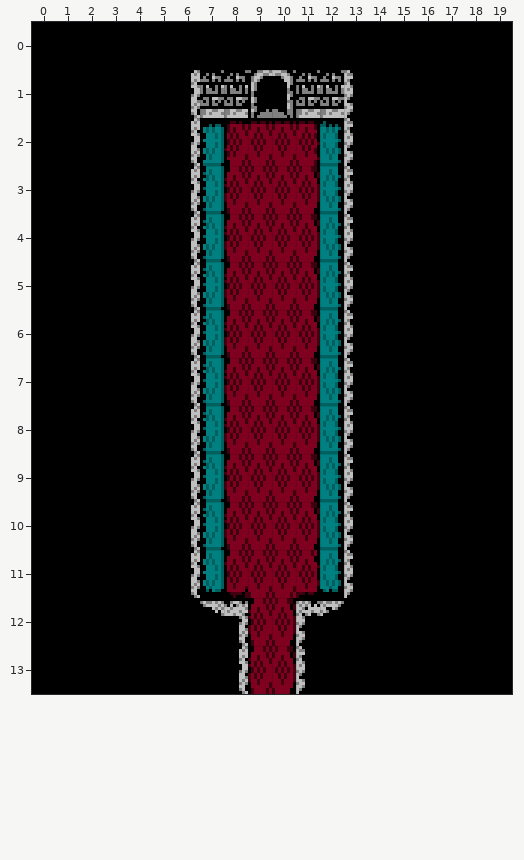
Tiled map -- tiled/castle_room_21.tmx. This is how it looked before the edit.
Cells are 8x16 px. Shown: x 0..19, y 0..13.
The result:
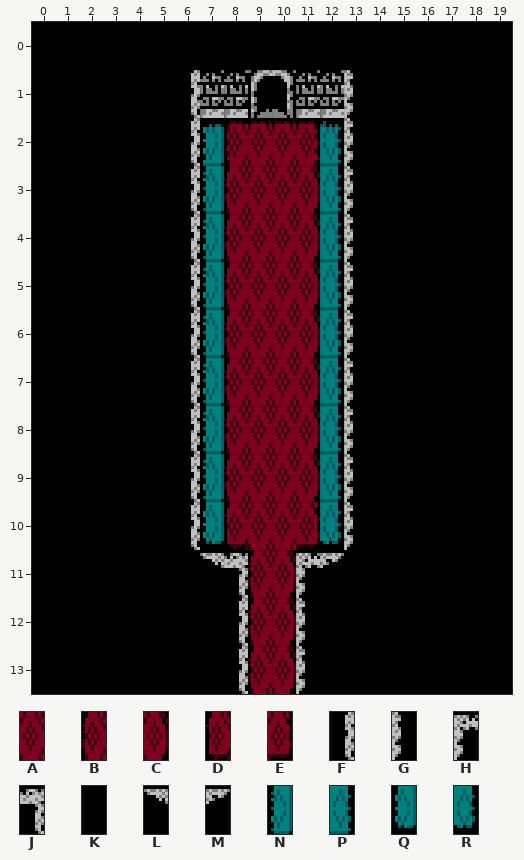
Key: from "castle_carpet": A 0, B 4, C 5, D 6, E 8; from "castle_stone": F 3, G 4, H 5, J 7, K 8, L 9, M 10; from "castle_tile": N 4, P 5, Q 6, R 8.
_ is an empty cell, . an unchanged one.
Message: room updates, track both save rooms on map
Changes in this commit:
--- layer "Tile Layer 1"
@@ x 6..13 @@
-10 .NB..CP.
-11 FQDAAERG
-12 .LJ..HM.
+10 .QD..ER.
+11 KLJBCHMK
+12 .KF..GK.
Where, in picture pixels (left, top, right, bottom), the same in both pictures:
changed: (191, 502, 353, 619)
